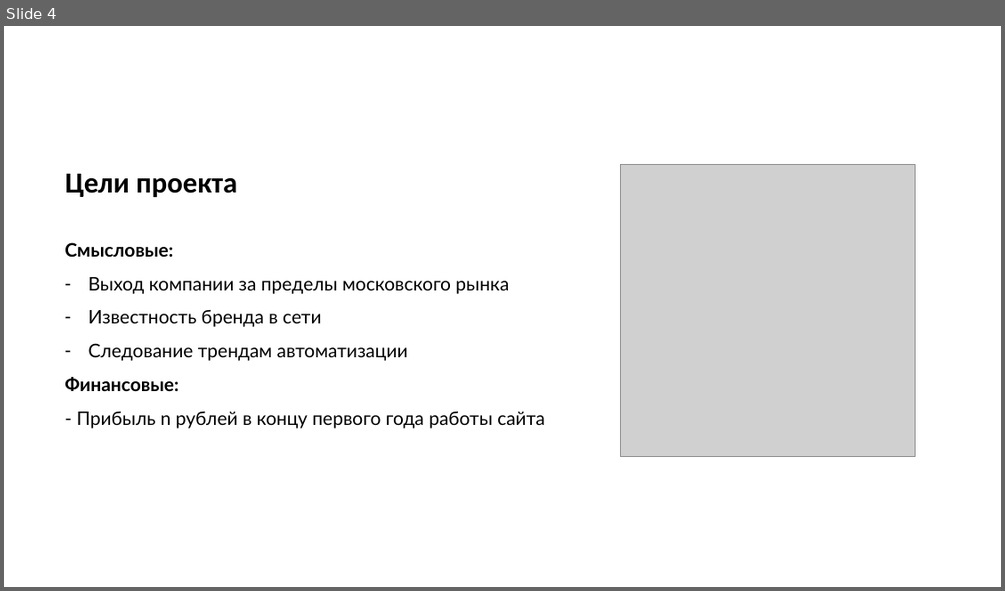
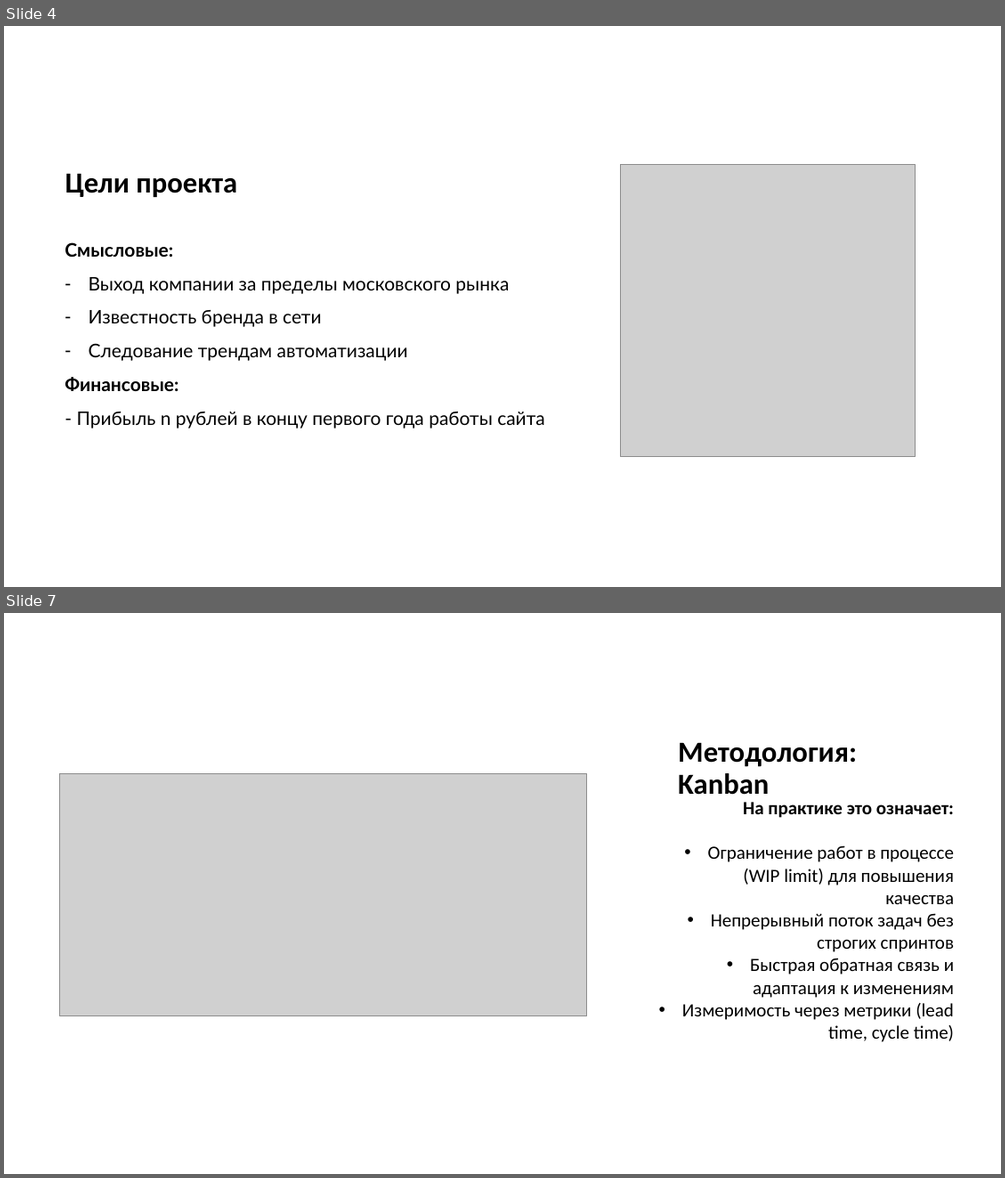
Before and after one commit to LYuree/UiTP, a slide deck: УиТП презентация.pptx. Shown one above the other, each under a label of ours: slide 4 before the commit, slides 4 and 7 after it; the slides between them are not shown. The pictures are 1005x591 and 1005x1178 pixels, drawn with LibreOffice and Linux fonts; fonts in the diff are those of the drawing; grey boxes stand for pictures. Boxes give left, top, right and bottom in pixels: in the first picture for what was removed or moved away, otherwise in the second. Text is boxed around its words. In the diff, an @@ line names an element or a change of style, - is before the commit and + after.

```diff
--- a/УиТП презентация.pptx
+++ b/УиТП презентация.pptx
@@ slide 7 added at (x1=4, y1=613, x2=1001, y2=1174), background #FFFFFF @@
@@ text added at (x1=678, y1=742, x2=857, y2=795), 28 pt, text #000000, bold @@
+Методология: Kanban
@@ picture added at (x1=59, y1=773, x2=587, y2=1015) @@
@@ text added at (x1=682, y1=802, x2=954, y2=1042), 18 pt, text #000000 @@
+На практике это означает:
+• Ограничение работ в процессе (WIP limit) для повышения качества
+• Непрерывный поток задач без строгих спринтов
+• Быстрая обратная связь и адаптация к изменениям
+• Измеримость через метрики (lead time, cycle time)
```
Also in this commit, not shown: 4 slides changed, 2 other slides added, 7 slides removed, 1 other file.
